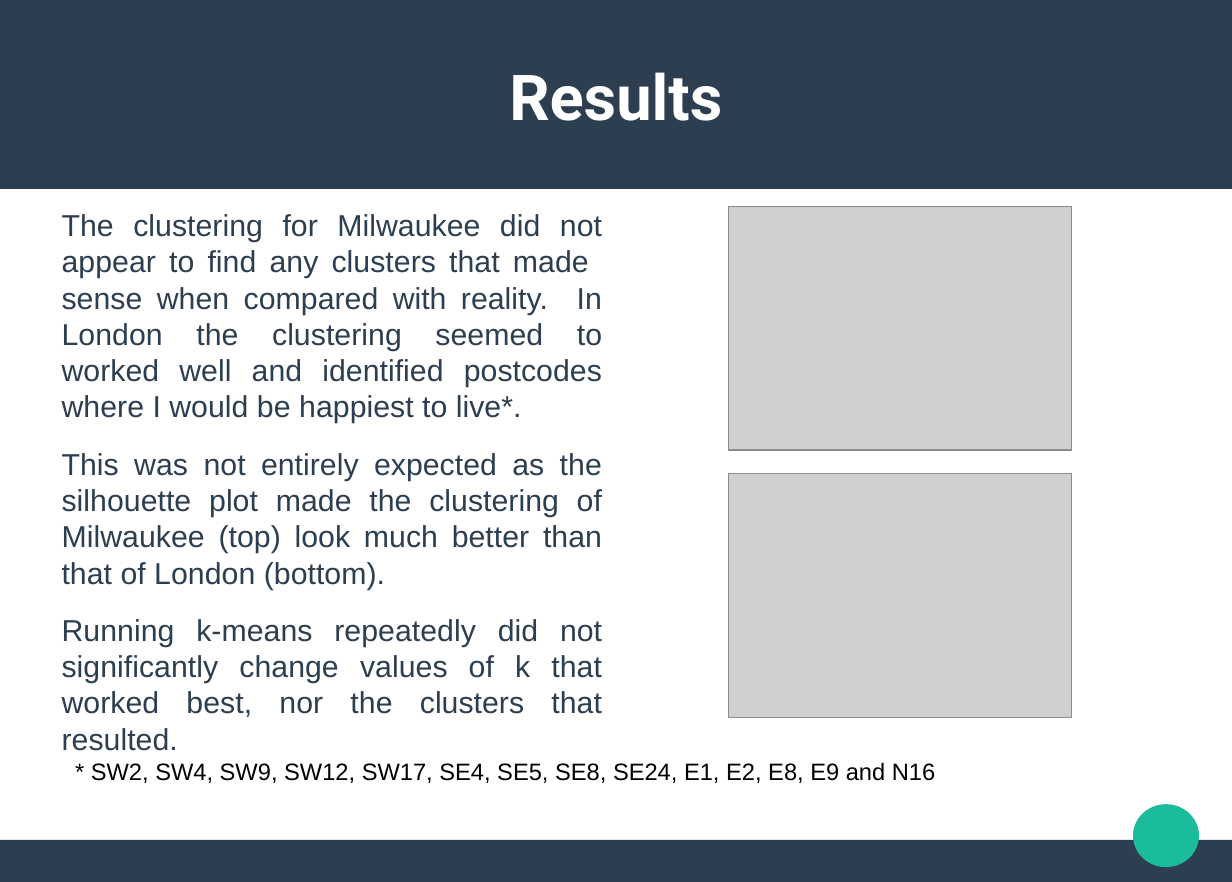
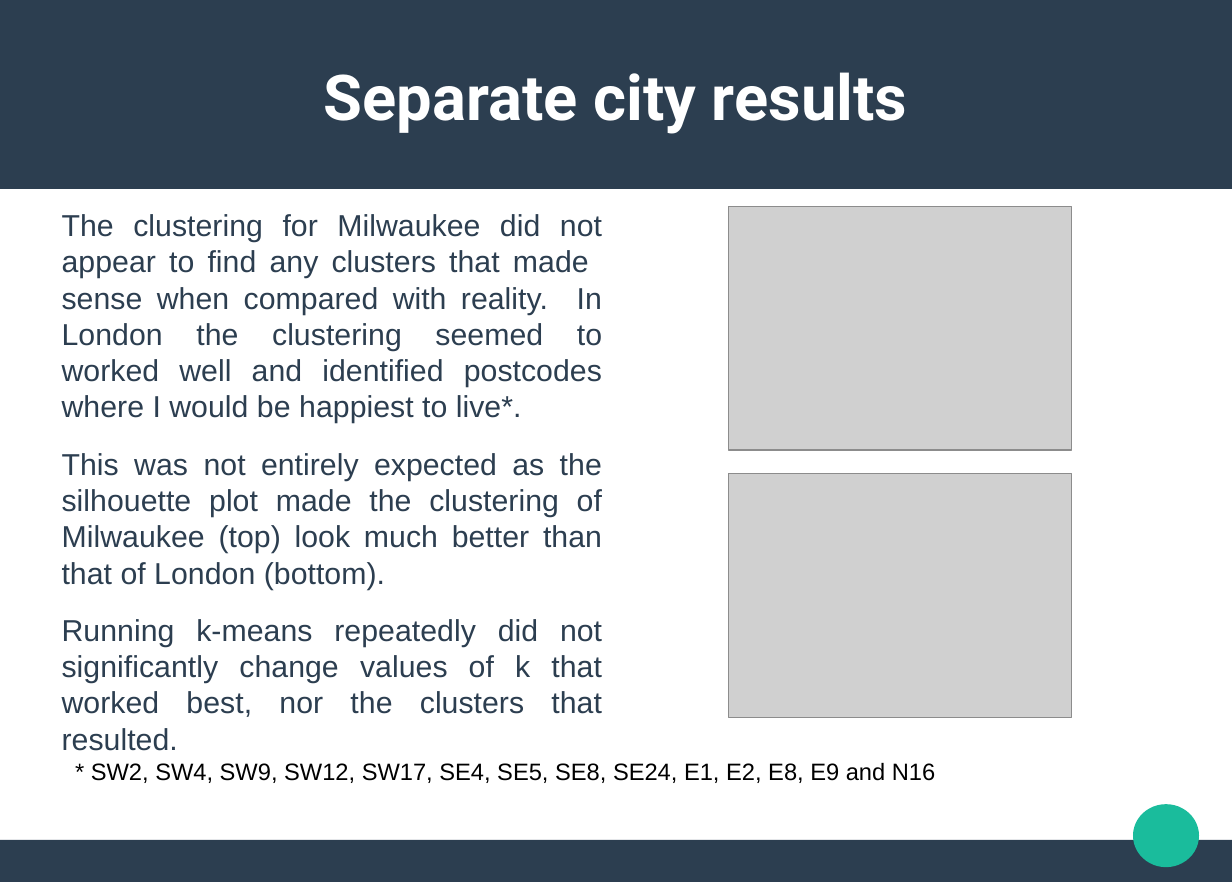
Before and after one commit to TobyCadoux/Coursera_Capstone, a slide deck: slide 7 of Report+Presentation/Presentation.odp. Drawn at 1232x882 pixels with LibreOffice and Linux fonts; fonts in the diff are those of the drawing; grey boxes stand for pictures. Boxes give left, top, right and bottom in pixels: in the first picture for what was removed or moved away, otherwise in the second. Text is boxed around its words. In the diff, an @@ line names an element or a change of style, - is before the commit and + after.

```diff
--- a/Report+Presentation/Presentation.odp
+++ b/Report+Presentation/Presentation.odp
@@ text at box(324, 72, 907, 134): text changed @@
-Results
+Separate city results
```
Also in this commit, not shown: 1 other slide changed, 7 other files.
